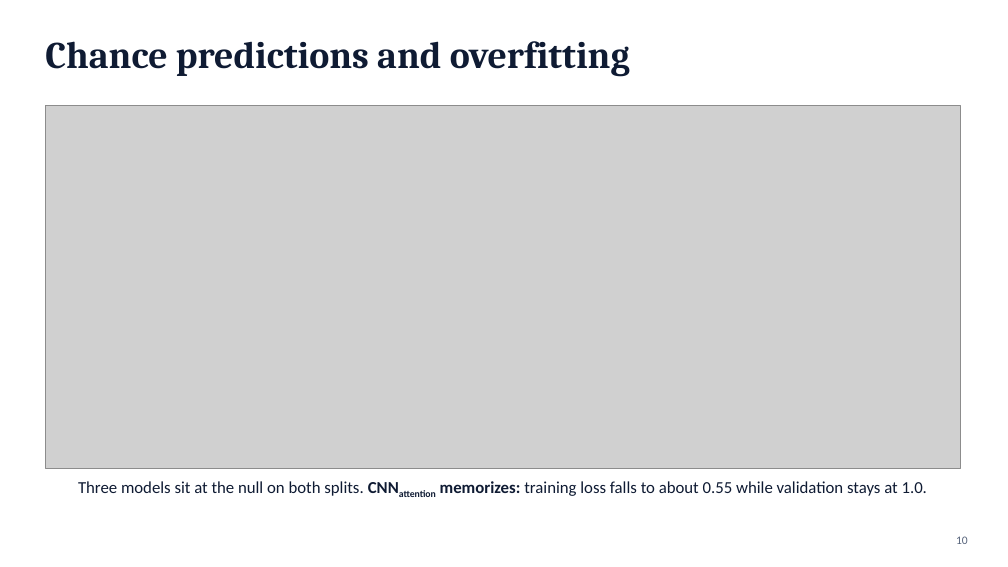
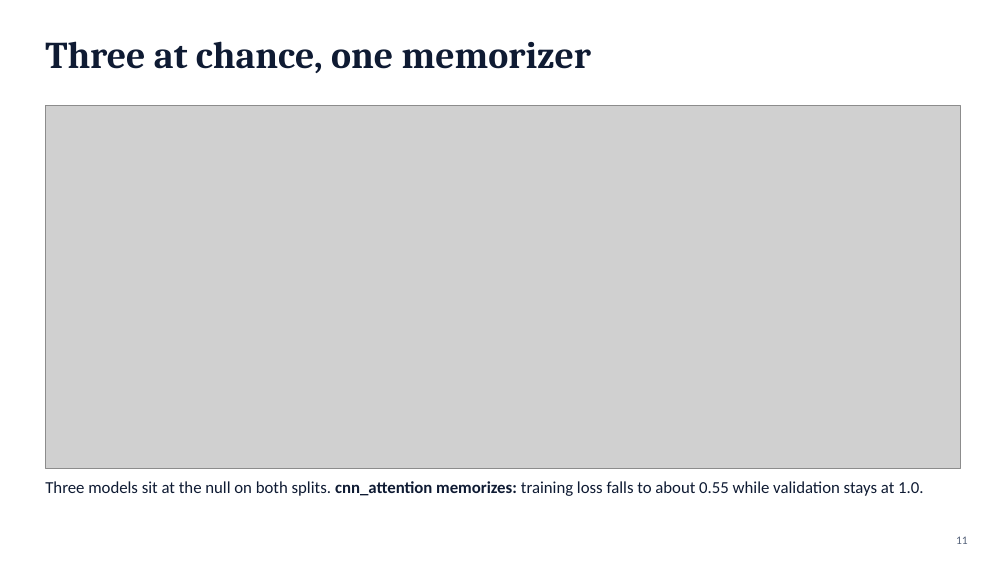
Before and after one commit to syedalimohsinbukhari/ml_practice_v2, a slide deck: slide 11 of experiments/phic_psi_poc-redo/phic_psi_presentation.pptx (slide 10 before the commit). Drawn at 1008x567 pixels with LibreOffice and Linux fonts; fonts in the diff are those of the drawing; grey boxes stand for pictures. Boxes give left, top, right and bottom in pixels: in the first picture for what was removed or moved away, otherwise in the second. Text is boxed around its words. In the diff, an @@ line names an element or a change of style, - is before the commit and + after.

```diff
--- a/experiments/phic_psi_poc-redo/phic_psi_presentation.pptx
+++ b/experiments/phic_psi_poc-redo/phic_psi_presentation.pptx
@@ title at bbox=[45, 41, 591, 73]: text changed @@
-Chance predictions and overfitting
+Three at chance, one memorizer
@@ text at bbox=[45, 481, 923, 496]: text changed @@
-Three models sit at the null on both splits. CNNattention memorizes: training loss falls to about 0.55 while validation stays at 1.0.
+Three models sit at the null on both splits. cnn_attention memorizes: training loss falls to about 0.55 while validation stays at 1.0.
@@ page number at bbox=[956, 536, 968, 544]: text changed @@
-10
+11
```
Also in this commit, not shown: 15 other slides changed, 2 slides added, 1 slide removed, 6 other files.
